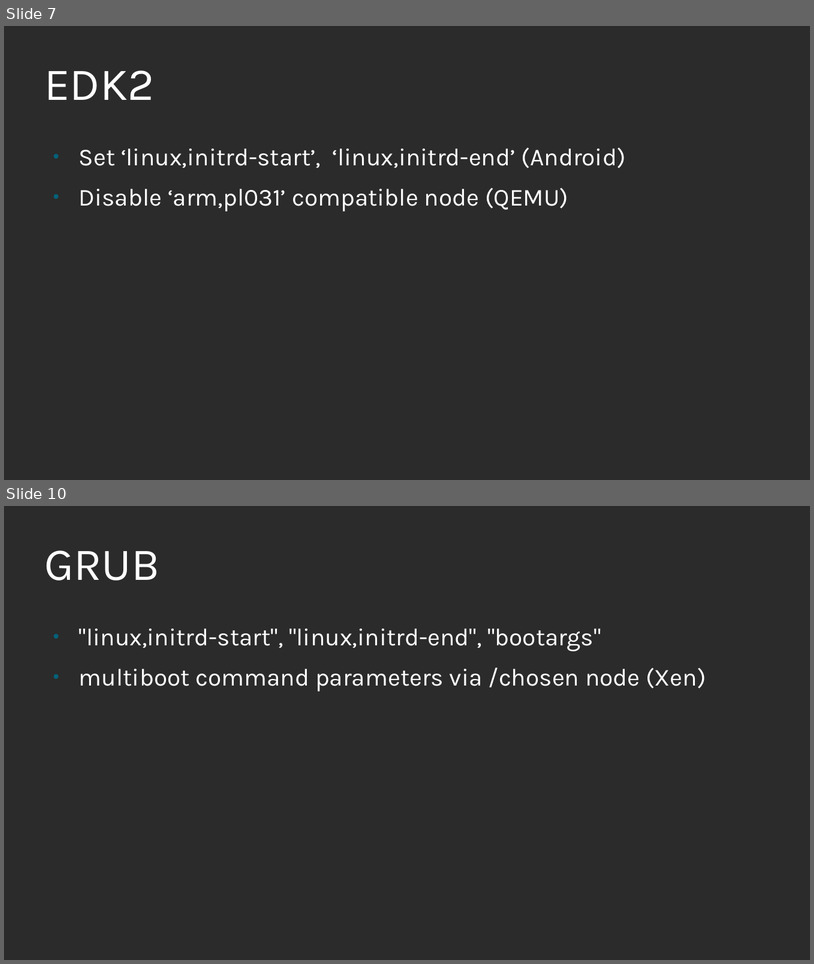
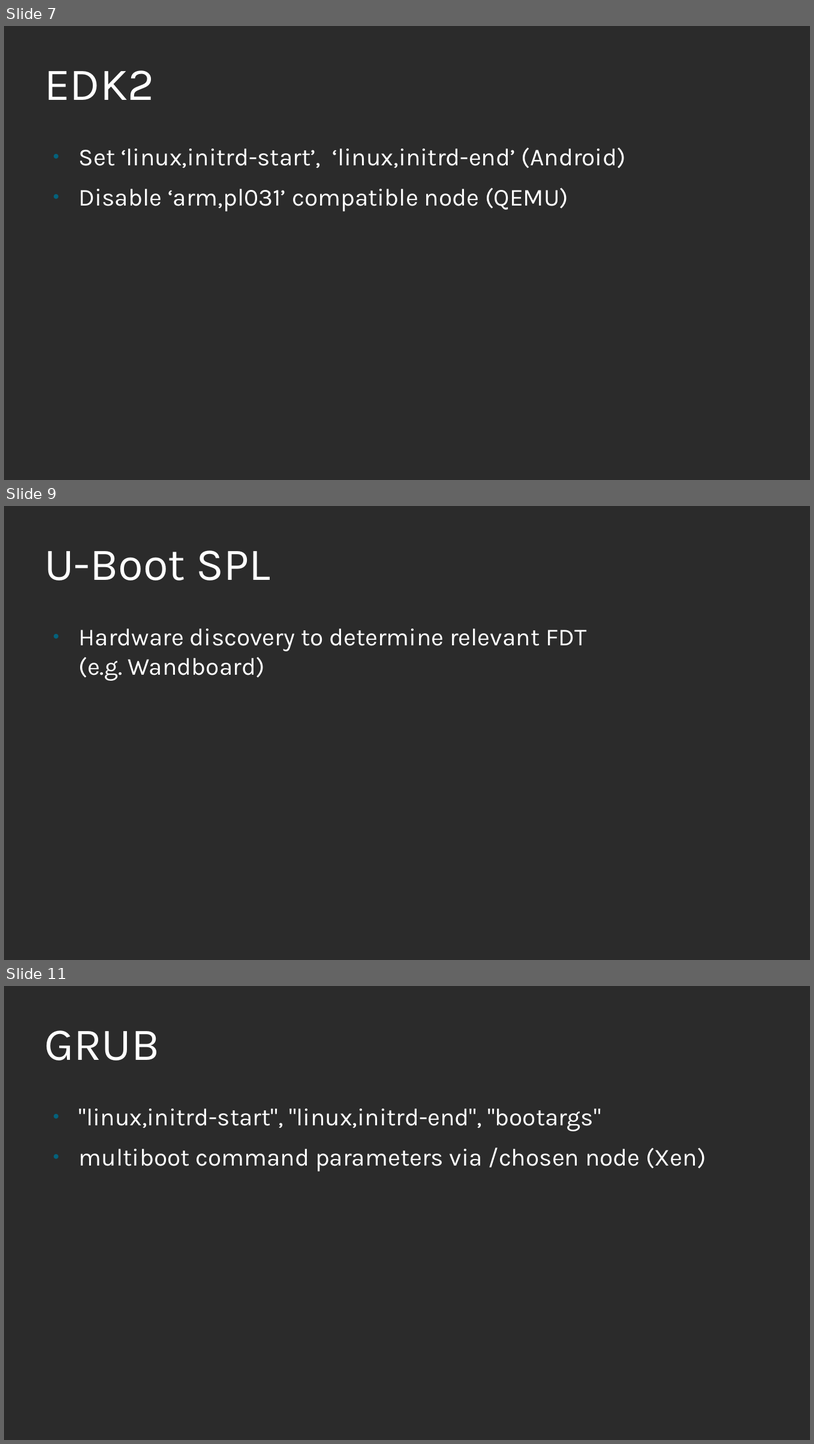
Before and after one commit to xypron/dte, a slide deck: Device Tree Lifetime.odp. Shown one above the other, each under a label of ours: slides 7 and 10 before the commit, slides 7, 9 and 11 after it; the slides between them are not shown. The pictures are 814x964 and 814x1444 pixels, drawn with LibreOffice and Linux fonts; fonts in the diff are those of the drawing; background and template pictures are left out; a plain dark background stands for a picture behind light text. Boxes give left, top, right and bottom in pixels: in the first picture for what was removed or moved away, otherwise in the second. Text is boxed around its words. In the diff, an @@ line names an element or a change of style, - is before the commit and + after.

```diff
--- a/Device Tree Lifetime.odp
+++ b/Device Tree Lifetime.odp
@@ slide 9 added at (x1=4, y1=506, x2=810, y2=960), background picture (left out) @@
@@ title added at (x1=44, y1=550, x2=271, y2=580), 45 pt, text #FFFFFF @@
+U-Boot SPL
@@ text added at (x1=79, y1=628, x2=587, y2=681), 24 pt, text #FFFFFF @@
+● Hardware discovery to determine relevant FDT
+  (e.g. Wandboard)
@@ what was slide 10 is now slide 11 @@
```
Also in this commit, not shown: 2 slides changed, 1 other slide added, 1 slide removed, 5 other files.
